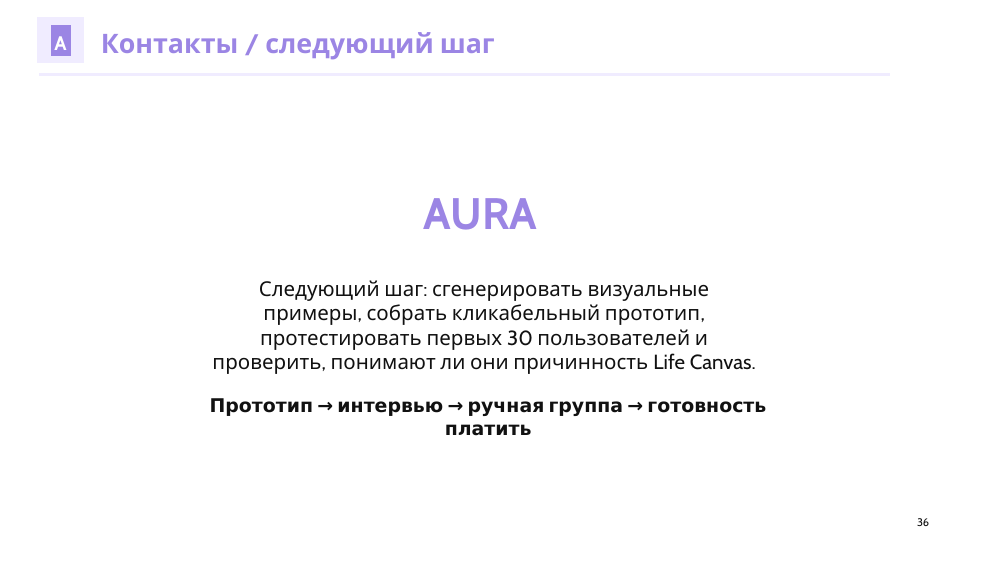
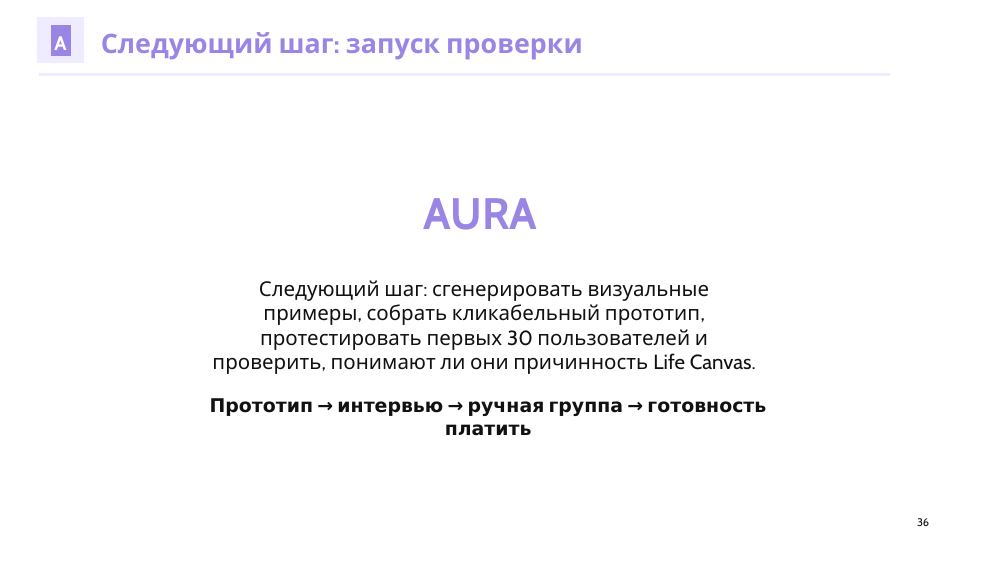
Before and after one commit to kirbudilov01/alina-research, a slide deck: slide 36 of output/pptx/AURA_TRENDVI_STYLE_DECK_V7.pptx. Drawn at 1008x567 pixels with LibreOffice and Linux fonts; fonts in the diff are those of the drawing. Boxes give left, top, right and bottom in pixels: in the first picture for what was removed or moved away, otherwise in the second. Text is boxed around its words. In the diff, an @@ line names an element or a change of style, - is before the commit and + after.

```diff
--- a/output/pptx/AURA_TRENDVI_STYLE_DECK_V7.pptx
+++ b/output/pptx/AURA_TRENDVI_STYLE_DECK_V7.pptx
@@ text at bbox=[101, 32, 583, 60]: text changed @@
-Контакты / следующий шаг
+Следующий шаг: запуск проверки
```
Also in this commit, not shown: 6 other slides changed, 11 other files.
